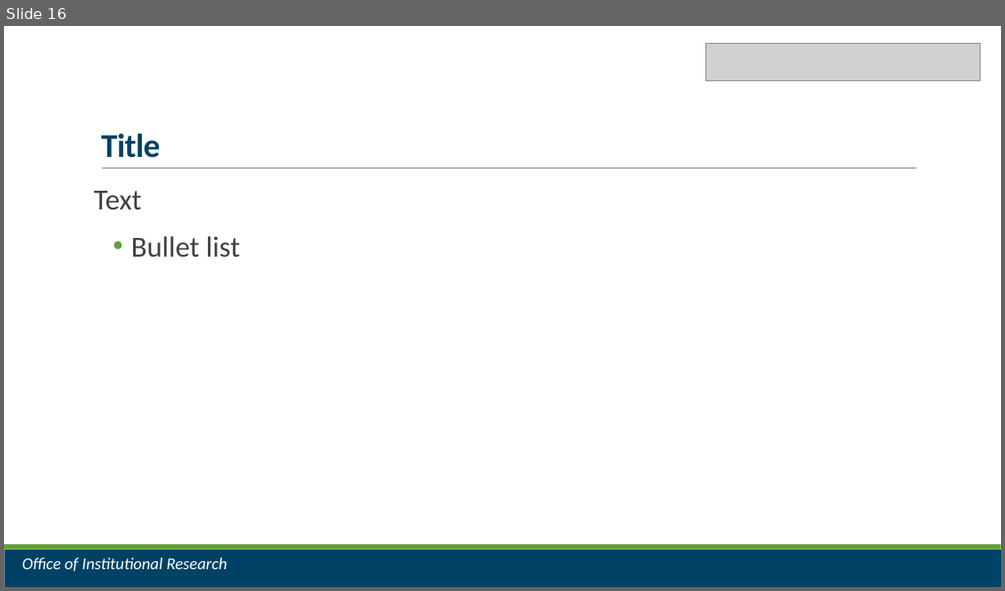
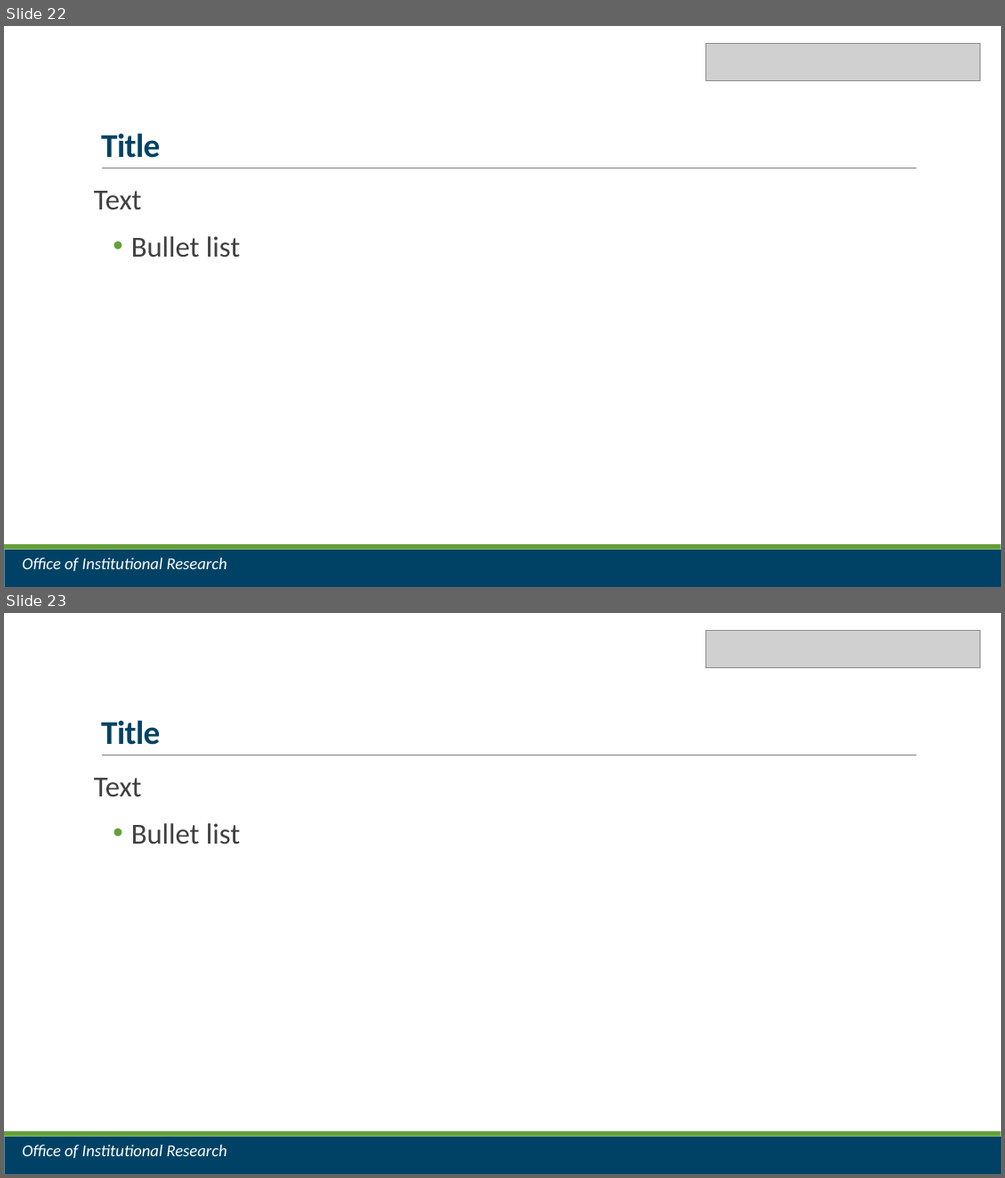
Before and after one commit to jrf1111/Do-You-Git-It-Now, a slide deck: Do You Git It Now.pptx. Shown one above the other, each under a label of ours: slide 16 before the commit, slides 22 and 23 after it. The pictures are 1005x591 and 1005x1178 pixels, drawn with LibreOffice and Linux fonts; fonts in the diff are those of the drawing; grey boxes stand for pictures. Boxes give left, top, right and bottom in pixels: in the first picture for what was removed or moved away, otherwise in the second. Text is boxed around its words. In the diff, an @@ line names an element or a change of style, - is before the commit and + after.

```diff
--- a/Do You Git It Now.pptx
+++ b/Do You Git It Now.pptx
@@ slide 23 added at (x1=4, y1=613, x2=1001, y2=1174), background #FFFFFF; not listed: 3 template elements that a slide beside it also shows @@
@@ picture added at (x1=706, y1=631, x2=980, y2=667) @@
@@ title added at (x1=101, y1=720, x2=160, y2=745), 32 pt, text #004265, bold @@
+Title
@@ text added at (x1=94, y1=778, x2=240, y2=844), 28 pt, text #404040 @@
+Text
+• Bullet list
@@ text added at (x1=22, y1=1144, x2=227, y2=1158), 16 pt, text #FFFFFF, italic @@
+Office of Institutional Research
@@ what was slide 16 is now slide 22 @@
```
Also in this commit, not shown: 1 slide changed, 7 other slides added.
